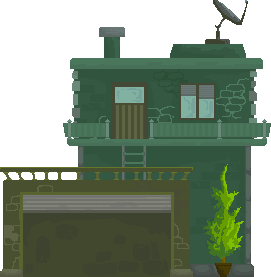
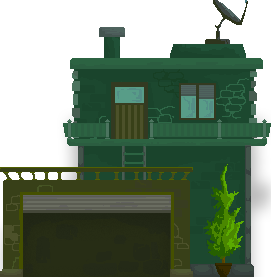
Layers edited between the first and the second w=271, h=277 image:
added layer "bills home" (1st of 2) above "bills home" over [0, 0, 271, 277]
hid "bills home" (2nd of 2) over [0, 0, 271, 277]
